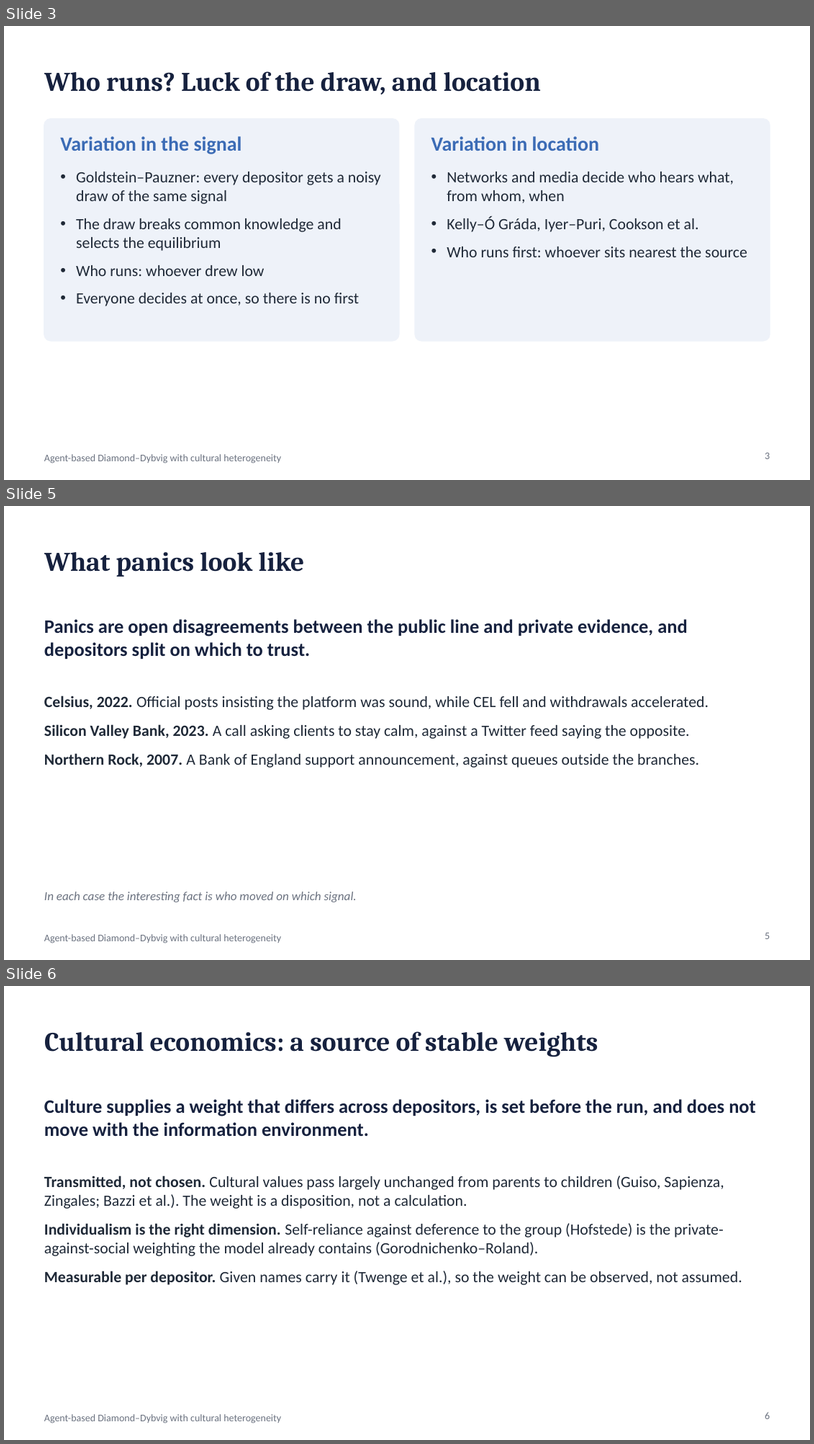
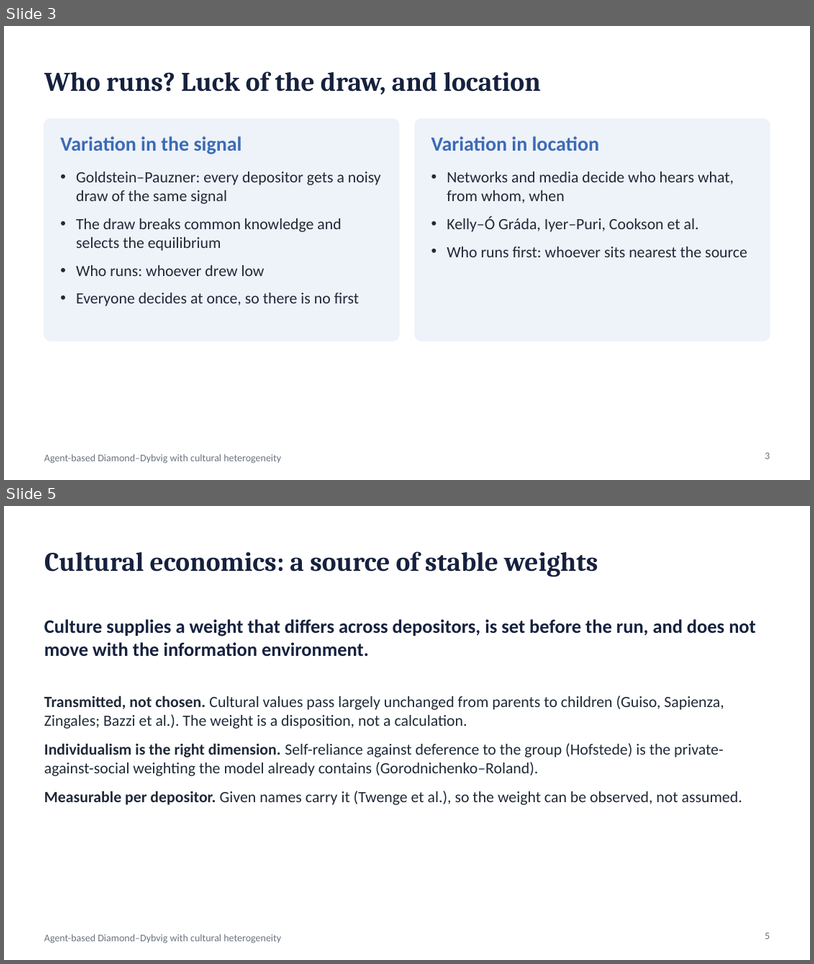
Before and after one commit to wlstover/BankRuns5, a slide deck: docs/deck_2026-10-26_seminar.pptx. Shown one above the other, each under a label of ours: slides 3, 5 and 6 before the commit, slides 3 and 5 after it; the slides between them are not shown. The pictures are 814x1444 and 814x964 pixels, drawn with LibreOffice and Linux fonts; fonts in the diff are those of the drawing. Boxes give left, top, right and bottom in pixels: in the first picture for what was removed or moved away, otherwise in the second. Text is boxed around its words. In the diff, an @@ line names an element or a change of style, - is before the commit and + after.

```diff
--- a/docs/deck_2026-10-26_seminar.pptx
+++ b/docs/deck_2026-10-26_seminar.pptx
@@ slide 5 removed at [4,506,810,960], background #FFFFFF; not listed: 1 template element that a slide beside it also shows @@
@@ title removed at [44,552,305,577] @@
-What panics look like
@@ text removed at [44,619,687,659] @@
-Panics are open disagreements between the public line and private evidence, and depositors split on which to trust.
@@ text removed at [44,695,709,767] @@
-• Celsius, 2022. Official posts insisting the platform was sound, while CEL fell and withdrawals accelerated.
-• Silicon Valley Bank, 2023. A call asking clients to stay calm, against a Twitter feed saying the opposite.
-• Northern Rock, 2007. A Bank of England support announcement, against queues outside the branches.
@@ text removed at [44,891,357,902] @@
-In each case the interesting fact is who moved on which signal.
@@ page number removed at [765,932,770,939] @@
-5
@@ what was slide 6 is now slide 5 @@
@@ page number at [765,932,770,939]: text changed @@
-6
+5
```
Also in this commit, not shown: 1 slide added, 1 other slide removed, 4 other files.
